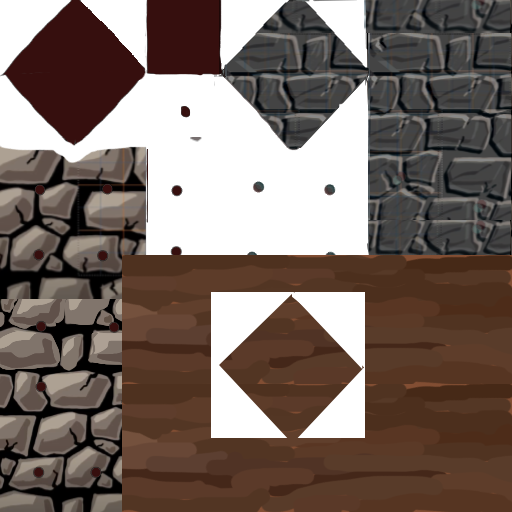
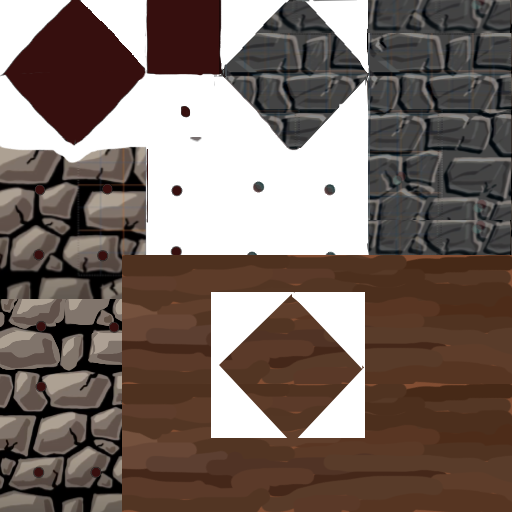
Layers edited between the first and the second 512 × 512 image:
painted on "Layer 6" over box(357, 0, 369, 73)
removed layer "Layer 4" over box(357, 0, 369, 73)
